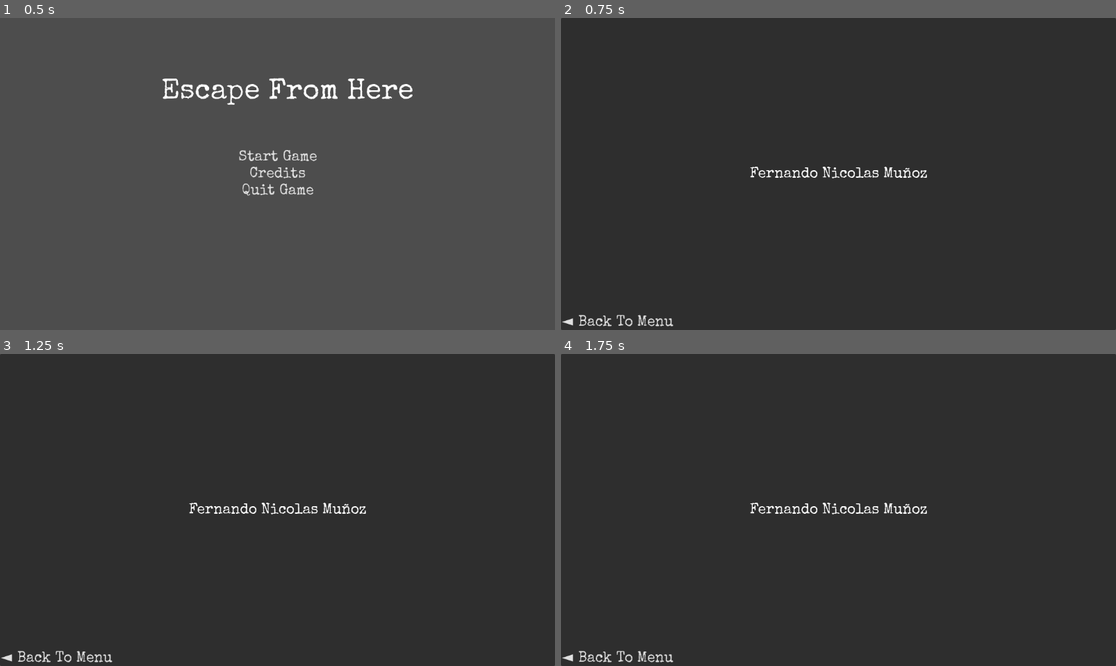
Above: before the commit, frames 1-4 (two rows, left to right).
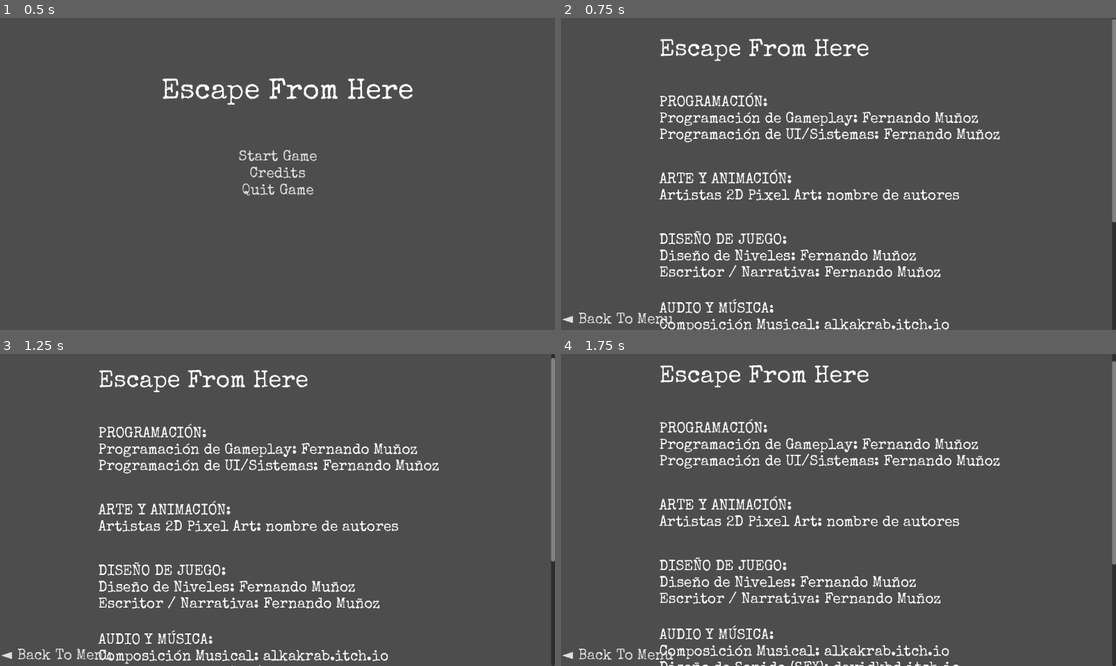
Above: after the commit, the same moments.

Repository: fernandoNic/entregas-ipv-Mu-ozFernando
Game: Godot game, scene res://scenes/title_screen.tscn
Two runs of this game, one before a commit and one after it. Both use one fixed random seed, a clock stepped at 60 frames per second and the inputs below.
Inputs (mouse positions are in pixels of both pictures, inside the frame that each line leads up to):
- Up to frame 1 (0.5 s): no input
- Up to frame 2 (0.75 s): click "Credits" at 0.5 s
- Up to frame 3 (1.25 s): no input
- Up to frame 4 (1.75 s): tap Enter (ui_accept) at 1.25, 1.52 s; move the mouse to (960, 494) at 1.27 s; hold Right (ui_right) from 1.28 s (still down)

Frame 1 is identical in both runs. In frame 2, 100% of the frame differs, in the area x 0-100%, y 0-100%; in frame 3, 100%; in frame 4, 100%.

Commit message:
se implementa pantalla de creditos

Diff:
--- a/final_boos/scape-from-here/scenes/credits.tscn
+++ b/final_boos/scape-from-here/scenes/credits.tscn
@@ -24,38 +24,94 @@
 grow_vertical = 2
 script = ExtResource("1_2ckv8")
 
-[node name="background" type="Panel" parent="." unique_id=265748458]
+[node name="ScrollContainer" type="ScrollContainer" parent="." unique_id=1979083615]
 layout_mode = 1
 anchors_preset = 15
 anchor_right = 1.0
 anchor_bottom = 1.0
 grow_horizontal = 2
 grow_vertical = 2
+horizontal_scroll_mode = 0
 
-[node name="name" type="Label" parent="." unique_id=1182461139]
-layout_mode = 1
-anchors_preset = 8
-anchor_left = 0.5
-anchor_top = 0.5
-anchor_right = 0.5
-anchor_bottom = 0.5
-offset_left = -20.0
-offset_top = -11.5
-offset_right = 20.0
-offset_bottom = 11.5
-grow_horizontal = 2
-grow_vertical = 2
+[node name="VBoxContainer" type="VBoxContainer" parent="ScrollContainer" unique_id=1259285486]
+custom_minimum_size = Vector2(500, 1000)
+layout_mode = 2
+size_flags_horizontal = 6
+size_flags_vertical = 8
+theme_override_constants/separation = 0
+
+[node name="nombre_juego" type="Label" parent="ScrollContainer/VBoxContainer" unique_id=1473276291]
+layout_mode = 2
+size_flags_horizontal = 0
+size_flags_vertical = 6
+theme_override_fonts/font = ExtResource("1_0bpdh")
+theme_override_font_sizes/font_size = 50
+text = "Escape From Here"
+horizontal_alignment = 1
+
+[node name="programacion" type="Label" parent="ScrollContainer/VBoxContainer" unique_id=857392975]
+layout_mode = 2
+size_flags_horizontal = 0
+size_flags_vertical = 6
 theme_override_fonts/font = ExtResource("1_0bpdh")
 theme_override_font_sizes/font_size = 30
-text = "Fernando Nicolas Muñoz"
+text = "PROGRAMACIÓN:
+Programación de Gameplay: Fernando Muñoz
+Programación de UI/Sistemas: Fernando Muñoz"
+
+[node name="arte" type="Label" parent="ScrollContainer/VBoxContainer" unique_id=465472032]
+layout_mode = 2
+size_flags_horizontal = 0
+size_flags_vertical = 6
+theme_override_fonts/font = ExtResource("1_0bpdh")
+theme_override_font_sizes/font_size = 30
+text = "ARTE Y ANIMACIÓN:
+Artistas 2D Pixel Art: nombre de autores"
+
+[node name="diseño" type="Label" parent="ScrollContainer/VBoxContainer" unique_id=267498084]
+layout_mode = 2
+size_flags_horizontal = 0
+size_flags_vertical = 6
+theme_override_fonts/font = ExtResource("1_0bpdh")
+theme_override_font_sizes/font_size = 30
+text = "DISEÑO DE JUEGO:
+Diseño de Niveles: Fernando Muñoz
+Escritor / Narrativa: Fernando Muñoz"
+
+[node name="musica" type="Label" parent="ScrollContainer/VBoxContainer" unique_id=489668498]
+layout_mode = 2
+size_flags_horizontal = 0
+size_flags_vertical = 6
+theme_override_fonts/font = ExtResource("1_0bpdh")
+theme_override_font_sizes/font_size = 30
+text = "AUDIO Y MÚSICA:
+Composición Musical: alkakrab.itch.io
+Diseño de Sonido (SFX): davidkbd.itch.io"
+
+[node name="engine" type="Label" parent="ScrollContainer/VBoxContainer" unique_id=893073027]
+layout_mode = 2
+size_flags_horizontal = 0
+size_flags_vertical = 6
+theme_override_fonts/font = ExtResource("1_0bpdh")
+theme_override_font_sizes/font_size = 30
+text = "HERRAMIENTAS Y TECNOLOGÍA:
+Desarrollado con el motor de juego Godot v4.6.2"
+
+[node name="gracias" type="Label" parent="ScrollContainer/VBoxContainer" unique_id=724430453]
+layout_mode = 2
+size_flags_horizontal = 0
+size_flags_vertical = 6
+theme_override_fonts/font = ExtResource("1_0bpdh")
+theme_override_font_sizes/font_size = 30
+text = "GRACIAS POR JUGAR !!!"
 
 [node name="back menu" type="Button" parent="." unique_id=1088347702]
 layout_mode = 1
 anchors_preset = 2
 anchor_top = 1.0
 anchor_bottom = 1.0
-offset_top = -31.0
-offset_right = 117.0
+offset_top = -42.0
+offset_right = 232.0
 grow_vertical = 0
 theme_override_colors/font_hover_color = Color(0.6862745, 0.65882355, 0.03529412, 1)
 theme_override_fonts/font = ExtResource("1_0bpdh")
--- a/final_boos/scape-from-here/scripts/autoload/GameManager.gd
+++ b/final_boos/scape-from-here/scripts/autoload/GameManager.gd
@@ -11,9 +11,7 @@
 		get_tree().quit()
 
 func obtener_canvas():
-	# Accedemos a la escena que el usuario está viendo actualmente
-	var escena_actual = get_tree().current_scene #level
-	# Buscamos el nodo por nombre (debe estar en la raíz de esa escena)
+	var escena_actual = get_tree().current_scene
 	var canvas = escena_actual.get_node_or_null("UI").get_node_or_null("PauseLayer")
 	#var canvas = escena_actual.get_node_or_null("CharacterBody2D")
 	return canvas
--- a/final_boos/scape-from-here/scripts/credits.gd
+++ b/final_boos/scape-from-here/scripts/credits.gd
@@ -1,14 +1,21 @@
 extends Control
 @onready var btn_music: AudioStreamPlayer2D = $sfx/btn_music
-
+@onready var scroll_container: ScrollContainer = $ScrollContainer
+@onready var v_box_container: VBoxContainer = $ScrollContainer/VBoxContainer
+@export var duracion_animacion: float = 50.0
 
 # Called when the node enters the scene tree for the first time.
 func _ready() -> void:
-	pass # Replace with function body.
+	start_credits()
 
-# Called every frame. 'delta' is the elapsed time since the previous frame.
-func _process(_delta: float) -> void:
-	pass
+func start_credits():
+	await get_tree().process_frame
+	var scroll_maximo = v_box_container.size.y
+	scroll_container.scroll_vertical = 0
+
+	#animation
+	var tween = create_tween()
+	tween.tween_property(scroll_container, "scroll_vertical", scroll_maximo, duracion_animacion)
 
 func _on_back_menu_pressed() -> void:
 	get_tree().change_scene_to_file("res://scenes/title_screen.tscn")
